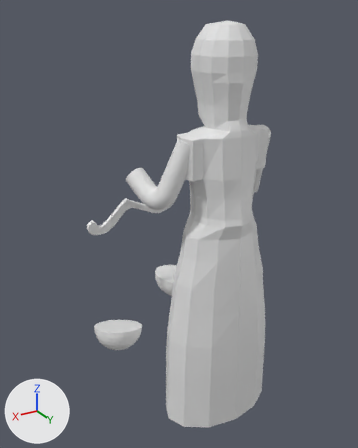
The Blender file RMAC_Museum_Items/michael06.blend, before and after one commit.
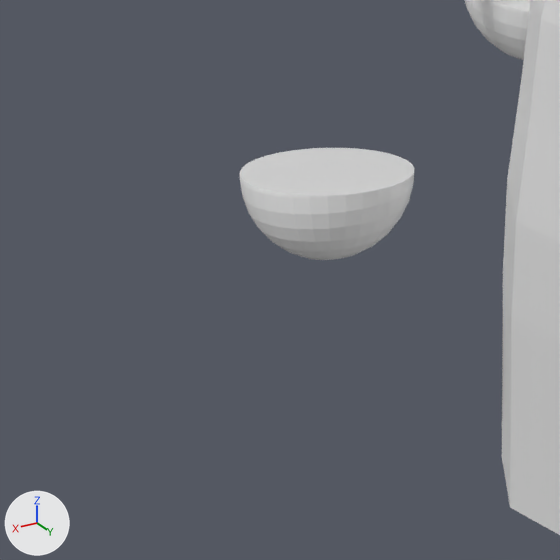
There are two pictures of each version: one whole from a 50 mm lens placed at (0.2013, 0.2759, 0.3672), pointed at (0.0202, -0.0259, 0.2163), one close up on the part from 8% to 51% of the width and 62% to 97% of the height. Every picture has the same lights, and +X, +Y and +Z are marked at lower left.

The first close-up shows 'Body', 'LeftBowl', 'RightBowl'.
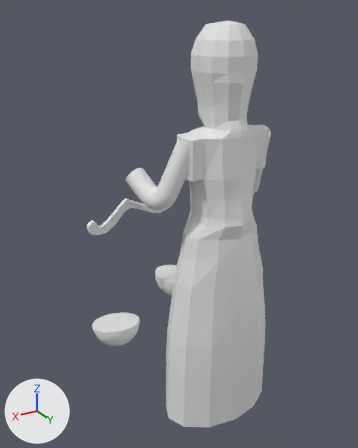
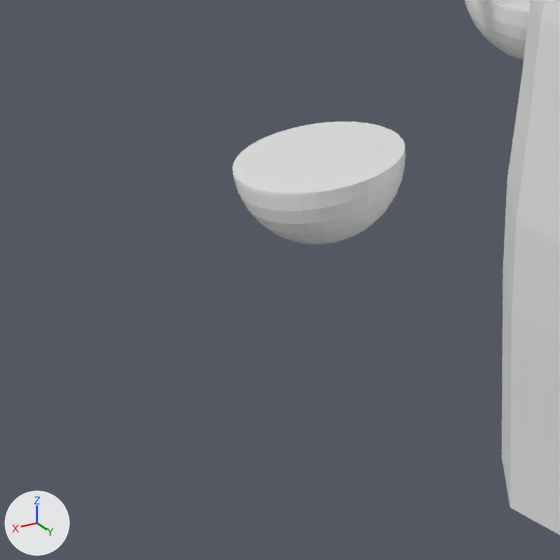
The change, as a diff of the scene's bpy script:
```diff
--- a/RMAC_Museum_Items/michael06.blend.py
+++ b/RMAC_Museum_Items/michael06.blend.py
@@ ob_leftbowl @@
 ob_leftbowl = bpy.data.objects.new('LeftBowl', me_sphere_005)
-ob_leftbowl.location = (0.0714, -0.035, 0.1357)
-ob_leftbowl.rotation_euler = (0.29, -0.122, -0.0363)  # degrees (17, -7, -2.1)
+ob_leftbowl.location = (0.0714, -0.0393, 0.137)
+ob_leftbowl.rotation_euler = (0.206, 0.0366, -0.039)  # degrees (12, 2.1, -2.2)
```

Where the change shows, as pixel boxes (x1, y1, x2, y2) in the close-ups (560 x 560 px):
'LeftBowl', moved, turned: before (239, 148, 415, 260); after (233, 122, 406, 244)
